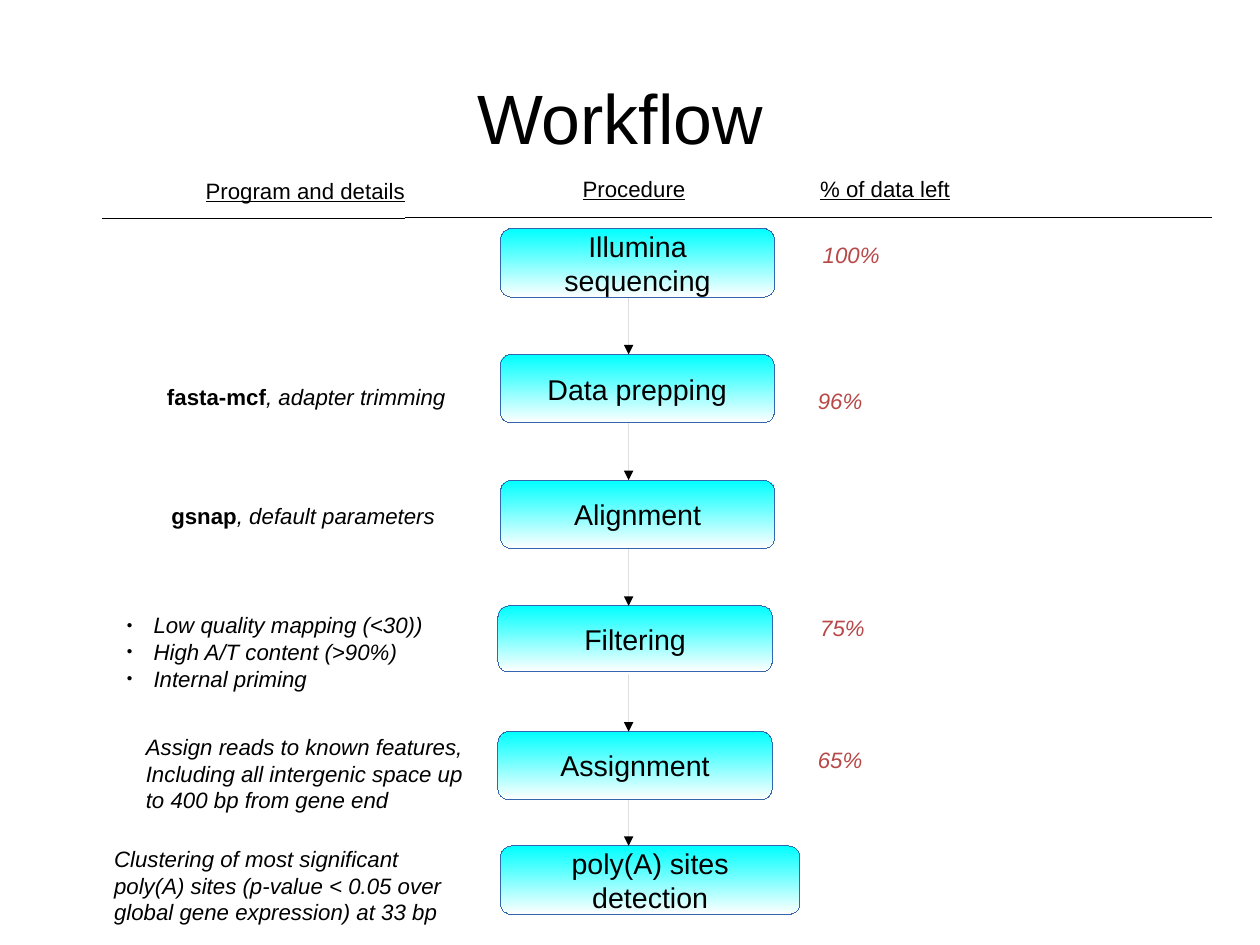
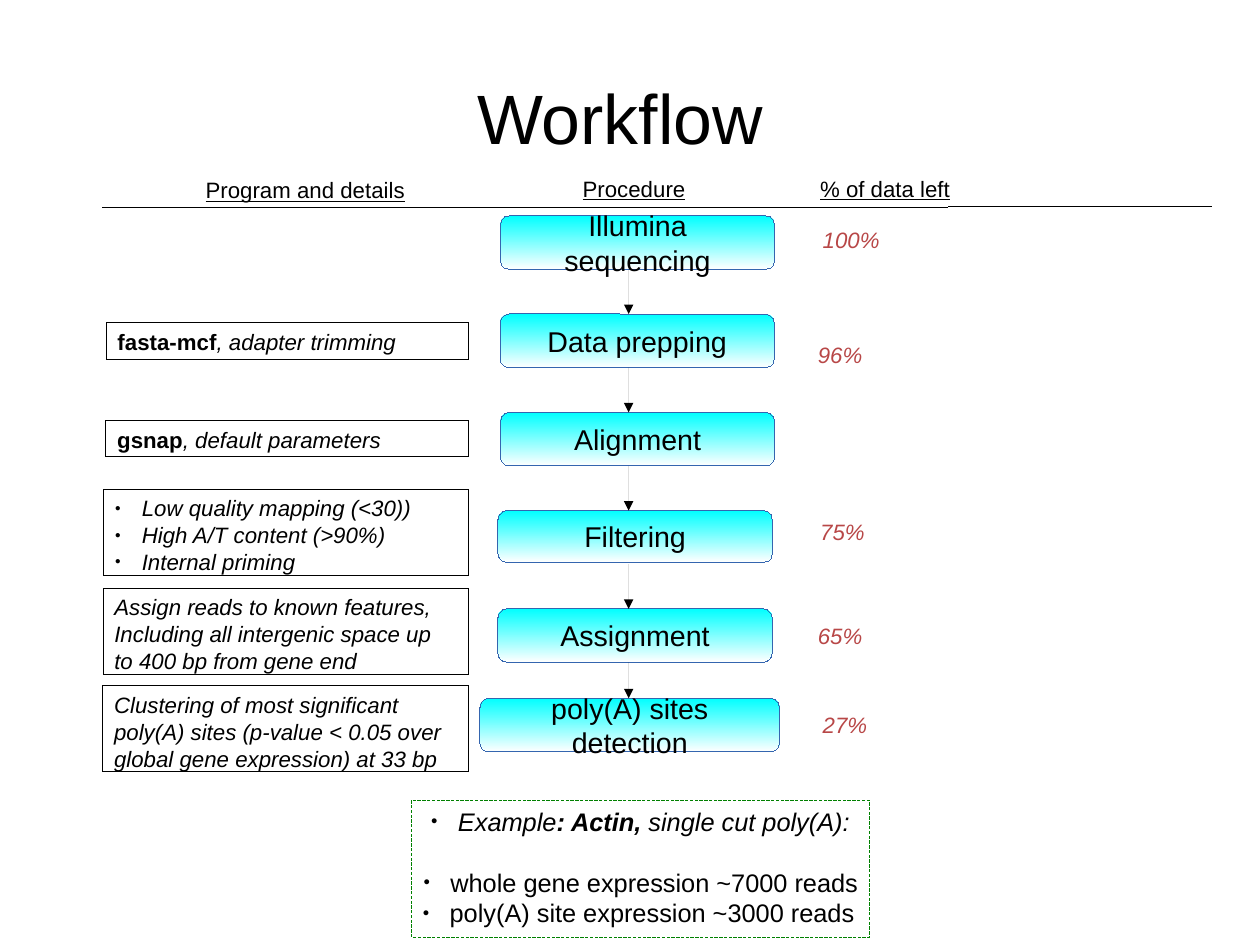
Before and after one commit to wilkinsonlab/m-oryzae-polya, a slide deck: slide 2 of doc/oryzae_presentation.odp. Drawn at 1260x945 pixels with LibreOffice and Linux fonts; fonts in the diff are those of the drawing. Boxes give left, top, right and bottom in pixels: in the first picture for what was removed or moved away, otherwise in the second. Text is boxed around its words. In the diff, an @@ line names an element or a change of style, - is before the commit and + after.

```diff
--- a/doc/oryzae_presentation.odp
+++ b/doc/oryzae_presentation.odp
@@ line moved from (103, 218) - (1212, 217) to (103, 208) - (1212, 207) @@
@@ rounded rectangle "Illumina sequencing": place and size @@
-rounded rectangle "Illumina sequencing" at [501, 229, 775, 297]
+rounded rectangle "Illumina sequencing" at [501, 216, 775, 270]
@@ text "100%": place and size @@
-text "100%" at [823, 247, 880, 263]
+text "100%" at [823, 232, 880, 248]
@@ arrow moved from (629, 297) - (629, 354) to (629, 270) - (629, 314) @@
@@ rectangle "fasta-mcf, adapter trimming": place and size @@
-rectangle "fasta-mcf, adapter trimming" at [167, 389, 445, 410]
+rectangle "fasta-mcf, adapter trimming" at [106, 322, 469, 359]
@@ rounded rectangle "Data prepping": place and size @@
-rounded rectangle "Data prepping" at [501, 354, 775, 423]
+rounded rectangle "Data prepping" at [501, 314, 775, 368]
@@ text "96%": place and size @@
-text "96%" at [818, 393, 862, 409]
+text "96%" at [818, 347, 862, 363]
@@ arrow moved from (629, 423) - (629, 480) to (629, 368) - (629, 413) @@
@@ rounded rectangle "Alignment": place and size @@
-rounded rectangle "Alignment" at [501, 480, 775, 549]
+rounded rectangle "Alignment" at [501, 413, 775, 466]
@@ rectangle "gsnap, default parameters": place and size @@
-rectangle "gsnap, default parameters" at [171, 508, 435, 529]
+rectangle "gsnap, default parameters" at [106, 421, 469, 457]
@@ arrow moved from (629, 549) - (629, 606) to (629, 466) - (629, 511) @@
@@ rectangle "Low quality mapping (<30))": place and size @@
-rectangle "Low quality mapping (<30))" at [154, 617, 423, 692]
+rectangle "Low quality mapping (<30))" at [104, 489, 469, 575]
@@ rounded rectangle "Filtering": place and size @@
-rounded rectangle "Filtering" at [499, 606, 773, 672]
+rounded rectangle "Filtering" at [499, 511, 773, 563]
@@ text "75%": place and size @@
-text "75%" at [820, 620, 864, 636]
+text "75%" at [820, 524, 864, 540]
@@ arrow moved from (629, 675) - (629, 732) to (629, 565) - (629, 609) @@
@@ outline none to #000000 0 pt in 5 elements at [106, 322, 469, 359], [106, 421, 469, 457], [104, 489, 469, 575], [103, 686, 469, 772], [103, 589, 469, 675] @@
@@ rectangle "Assign reads to known features,": place and size @@
-rectangle "Assign reads to known features," at [146, 739, 463, 813]
+rectangle "Assign reads to known features," at [103, 589, 469, 675]
@@ rounded rectangle "Assignment": place and size @@
-rounded rectangle "Assignment" at [499, 732, 773, 800]
+rounded rectangle "Assignment" at [499, 608, 773, 662]
@@ text "65%": place and size @@
-text "65%" at [818, 752, 862, 768]
+text "65%" at [818, 628, 862, 644]
@@ rectangle "Clustering of most significant poly(A) ...": place and size @@
-rectangle "Clustering of most significant poly(A) ..." at [114, 851, 441, 925]
+rectangle "Clustering of most significant poly(A) ..." at [103, 686, 469, 772]
@@ arrow moved from (629, 800) - (629, 846) to (629, 662) - (629, 699) @@
@@ rounded rectangle "poly(A) sites detection": place and size @@
-rounded rectangle "poly(A) sites detection" at [501, 846, 800, 915]
+rounded rectangle "poly(A) sites detection" at [480, 699, 780, 752]
@@ text added at [823, 717, 867, 733], 14 pt, text #B84747, italic @@
+27%
@@ rectangle added at [412, 800, 870, 938], outline #008000 0 pt, 16 pt, text #000000 @@
+● Example: Actin, single cut poly(A):
+● whole gene expression ~7000 reads
+● poly(A) site expression ~3000 reads
```
Also in this commit, not shown: 11 other slides changed, 3 other files.
